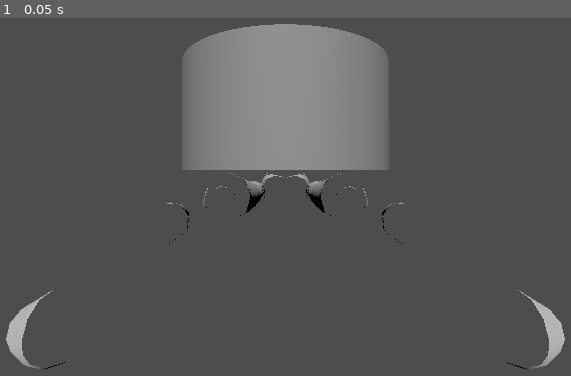
Above: before the commit, frame 1.
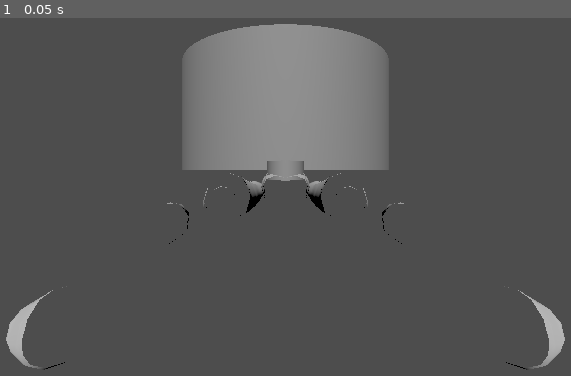
Above: after the commit, the same moment.

Repository: HewyJcbs/rwr
Game: Godot game, scene res://main.tscn
Two runs of this game, one before a commit and one after it. Both use one fixed random seed, a clock stepped at 60 frames per second and the inputs below.
Inputs:
- Up to frame 1 (0.05 s): no input

The runs differ from the first frame. In frame 1, 0.2% of the frame differs, in the area x 46-54%, y 39-46%.
Error before the commit: Invalid assignment of property or key 'visible' with value of type 'bool' on a base object of type 'null instance'. (res://teleport.gd:11)

Commit message:
poprawa hierarchi + dodanie lokomocji

Diff:
--- /dev/null
+++ b/project_files/locomotion.gd
@@ -0,0 +1,30 @@
+extends XROrigin3D
+
+@export var move_speed: float = 2.5
+@export var deadzone: float = 0.15
+@onready var xr_camera: XRCamera3D = $XRCamera3D
+@onready var left_ctrl: XRController3D = $LeftController
+
+func _physics_process(delta: float) -> void:
+    var dir := Vector3.ZERO
+
+    var fwd := -xr_camera.global_transform.basis.z
+    fwd.y = 0.0
+    fwd = fwd.normalized()
+
+    var right := xr_camera.global_transform.basis.x
+    right.y = 0.0
+    right = right.normalized()
+
+    var v: Vector2 = left_ctrl.get_vector2("thumbstick")
+
+
+    if v.length() < deadzone:
+        v = Vector2.ZERO
+
+
+    dir += fwd * (-v.y) + right * (v.x)
+
+
+    if dir.length() > 0.0:
+        global_translate(dir.normalized() * move_speed * delta)
--- a/project_files/main.tscn
+++ b/project_files/main.tscn
@@ -2,6 +2,7 @@
 
 [ext_resource type="Script" uid="uid://du3k286m86ojg" path="res://main.gd" id="1_m6qud"]
 [ext_resource type="PackedScene" uid="uid://bk64th7vgxn3b" path="res://assets/models/l_hand.glb" id="2_h2yge"]
+[ext_resource type="Script" uid="uid://djracd4yy22qv" path="res://locomotion.gd" id="2_lquwl"]
 [ext_resource type="PackedScene" uid="uid://dhgb5ikeqacgq" path="res://assets/models/r_hand.glb" id="3_1bvp3"]
 [ext_resource type="Script" uid="uid://ymgcuwm5xrmr" path="res://teleport.gd" id="3_lquwl"]
 
@@ -44,6 +45,7 @@
 script = ExtResource("1_m6qud")
 
 [node name="XROrigin3D" type="XROrigin3D" parent="." unique_id=1553246279]
+script = ExtResource("2_lquwl")
 
 [node name="XRCamera3D" type="XRCamera3D" parent="XROrigin3D" unique_id=1855218853]
 
@@ -67,9 +69,10 @@
 [node name="TeleportRay" type="RayCast3D" parent="XROrigin3D/RightController" unique_id=1964618715]
 target_position = Vector3(0, 0, -10)
 
-[node name="TeleportMarker" type="MeshInstance3D" parent="XROrigin3D/RightController/TeleportRay" unique_id=532547765]
+[node name="TeleportMarker" type="MeshInstance3D" parent="XROrigin3D/RightController" unique_id=532547765]
 visible = false
 mesh = SubResource("CylinderMesh_1bvp3")
+skeleton = NodePath("../TeleportRay")
 
 [node name="CanvasLayer" type="CanvasLayer" parent="." unique_id=534643607]
 
--- a/project_files/teleport.gd
+++ b/project_files/teleport.gd
@@ -10,12 +10,18 @@
     xr_camera = xr_origin.get_node("XRCamera3D") as XRCamera3D
     marker.visible = false
 
+    button_released.connect(_on_button_released)
+
 func _process(_delta: float) -> void:
     if ray.is_colliding():
         marker.global_transform.origin = ray.get_collision_point()
         marker.visible = true
     else:
         marker.visible = false
+
+func _on_button_released(button_name: String) -> void:
+    if button_name == "trigger_click" or button_name == "ax_button" or button_name == "primary_click":
+        teleport_now()
 
 func teleport_now() -> void:
     if not ray.is_colliding():
@@ -27,12 +33,11 @@
     var cam_tf := xr_camera.global_transform
     var cam_offset := cam_tf.origin - origin_tf.origin
 
-    # Stabilizacja wysokości
     cam_offset.y = 0.0
 
     origin_tf.origin = Vector3(
         target.x - cam_offset.x,
-        target.y,  # lub 0.0 jeśli podłoże jest płaskie
+        target.y,
         target.z - cam_offset.z
     )
 
Not shown, added: project_files/locomotion.gd.uid
Not shown, changed: docs/index.html
Not shown, changed: docs/index.pck
